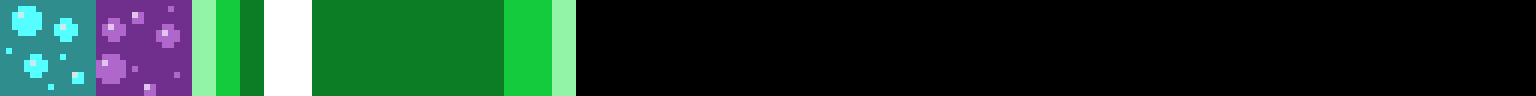
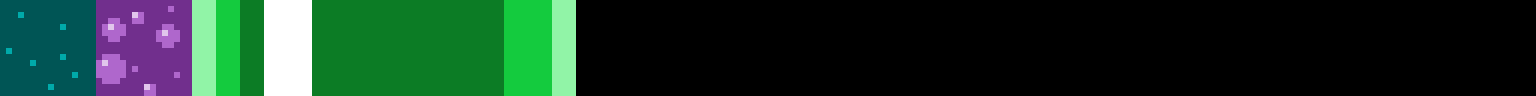
Layer changes from the first 1536 x 96 image to the second:
painted on "Hiperspace" over [0,0,96,96]
